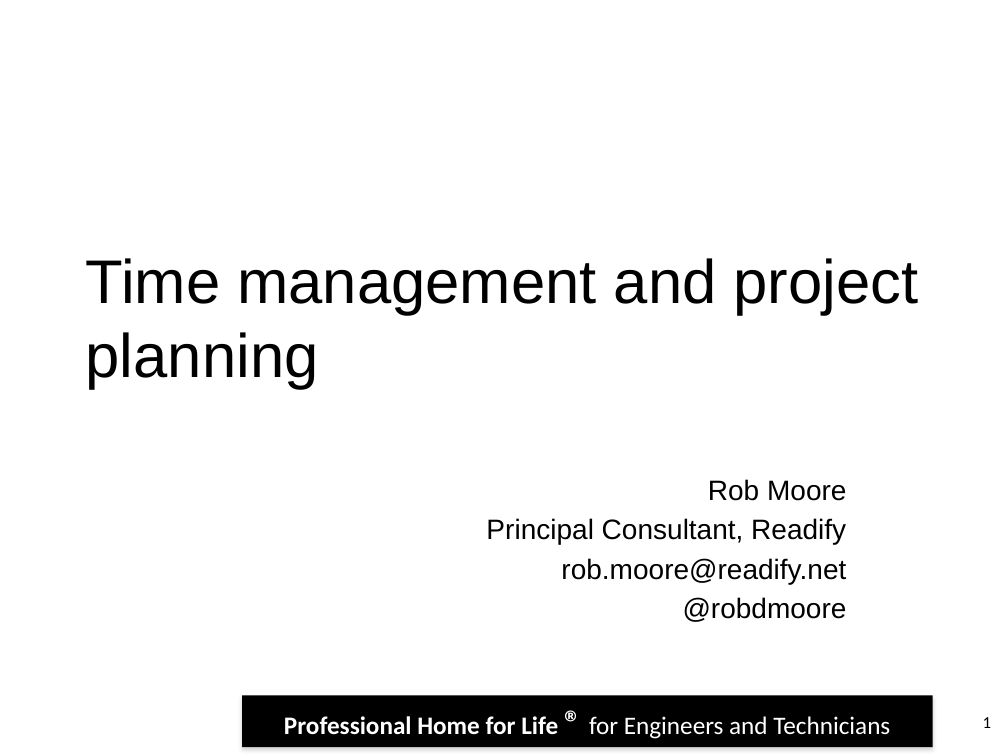
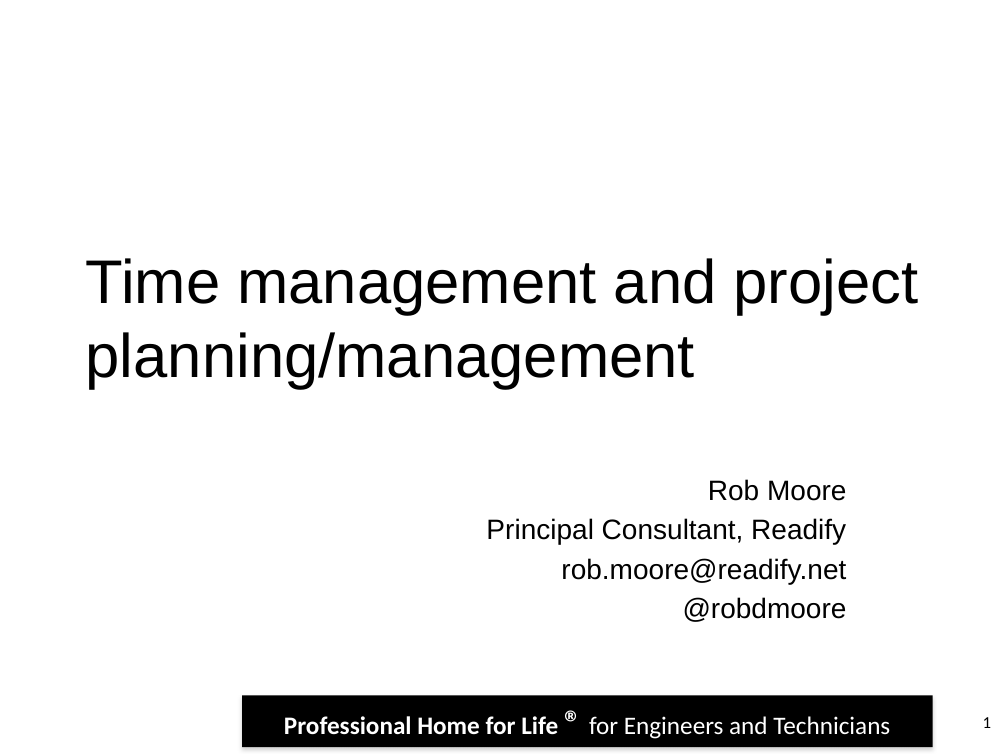
Before and after one commit to robdmoore/IETTimeManagementPresentation, a slide deck: slide 1 of TimeManagementAndProjectPlanning.pptx. Drawn at 1008x756 pixels with LibreOffice and Linux fonts; fonts in the diff are those of the drawing; background and template pictures are left out. Boxes give left, top, right and bottom in pixels: in the first picture for what was removed or moved away, otherwise in the second. Text is boxed around its words. In the diff, an @@ line names an element or a change of style, - is before the commit and + after.

Commit message:
Updated the presentation for 2018

```diff
--- a/TimeManagementAndProjectPlanning.pptx
+++ b/TimeManagementAndProjectPlanning.pptx
@@ title at <box>86,258,919,389</box>: text changed @@
-Time management and project planning
+Time management and project planning/management
```
Also in this commit, not shown: 1 slide added, 1 other file.
